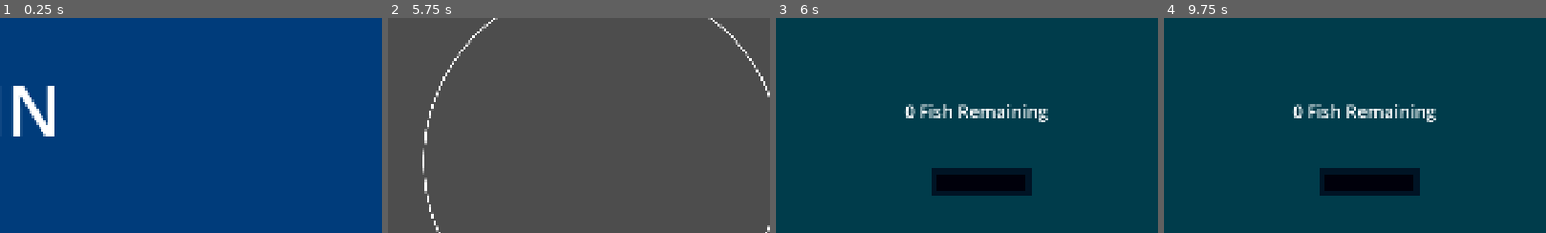
Above: before the commit, frames 1-4 (left to right).
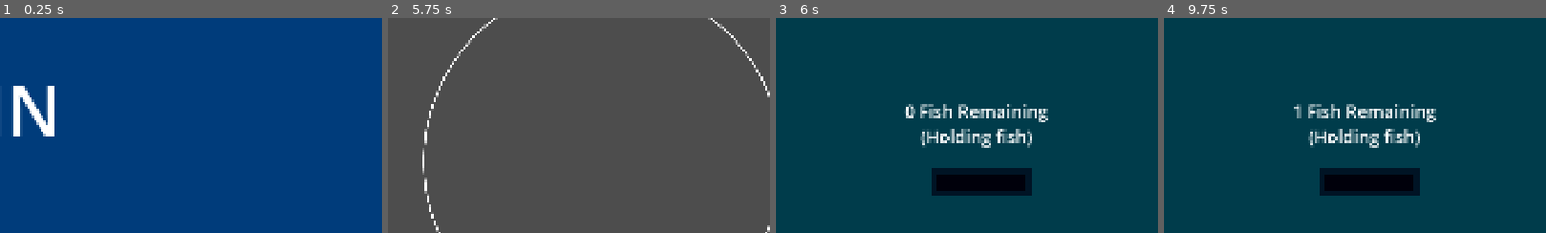
Above: after the commit, the same moments.

Repository: arsh-gupta-8/Game-Jam
Game: Godot game, scene res://Scenes/game.tscn
Two runs of this game, one before a commit and one after it. Both use one fixed random seed, a clock stepped at 60 frames per second and the inputs below.
Inputs (mouse positions are % of the whole screen's width and height, from its top left):
- Up to frame 1 (0.25 s): no input
- Up to frame 2 (5.75 s): tap Enter (ui_accept) at 0.5, 0.6, 0.77, 1.07, 1.25, 1.35, 1.52, 1.82, 2, 2.1, 2.75, 2.85, 3.02, 3.32, 3.5, 3.6, 3.77, 4.07, 4.25, 4.35, 4.52, 4.82, 5.1 s; move the mouse to (72, 45) at 0.52 s; hold D (switch_right) 0.53-1.28 s; click (72, 45) at 0.67 s; move the mouse to (30, 55) at 1.27 s; hold A (switch_left) 1.28-2.03 s; move the mouse to (60, 28) at 2.02 s; hold D (switch_right) 2.03-3.53 s; move the mouse to (45, 70) at 2.77 s; click (45, 70) at 2.92 s; move the mouse to (80, 65) at 3.52 s; hold A (switch_left) from 3.53 s (still down); move the mouse to (20, 35) at 4.27 s; move the mouse to (55, 50) at 5.02 s; click (55, 50) at 5.17 s
- Up to frame 3 (6 s): move the mouse to (35, 25) at 5.77 s; release A (switch_left) at 5.78 s; hold D (switch_right) from 5.78 s (still down); tap Enter (ui_accept) at 5.85 s
- Up to frame 4 (9.75 s): tap Enter (ui_accept) at 6.02, 6.32, 6.6, 6.77, 7.07, 7.35, 7.52, 7.82, 8.1, 8.85, 9.02, 9.32, 9.6 s; move the mouse to (72, 45) at 6.52 s; move the mouse to (30, 55) at 7.27 s; click (30, 55) at 7.42 s; move the mouse to (60, 28) at 8.02 s; release D (switch_right) at 8.03 s; hold A (switch_left) 8.03-9.53 s; move the mouse to (45, 70) at 8.77 s; move the mouse to (80, 65) at 9.52 s; hold D (switch_right) from 9.53 s (still down); click (80, 65) at 9.67 s
The pictures show only the part of the screen within x 22-72%, y 17-67%; the shares and areas given below are measured in that part.

Frames 1-2 are identical in both runs. In frame 3, 1.3% of the frame differs, in the area x 37-67%, y 51-61%; in frame 4, 1.4%, in the area x 33-67%, y 40-61%.

Commit message:
Fixed bug with controls executing on very scene

Diff:
--- a/Scripts/Global.gd
+++ b/Scripts/Global.gd
@@ -8,7 +8,7 @@
 var depthStart: float = 950
 var depth: float = 950
 var depthDuration: float = 600  # seconds to sink to the bottom
-
+var current := 0
 
 func _process(delta: float) -> void:
 	if draining:
--- a/Scripts/bioreactor.gd
+++ b/Scripts/bioreactor.gd
@@ -3,6 +3,6 @@
 const FUEL_PER_FISH := 20
 
 func _process(delta: float) -> void:
-	if Input.is_action_just_pressed("ui_accept") and Global.heldFish:
+	if Input.is_action_just_pressed("ui_accept") and Global.heldFish and (Global.current % 4) == 2:
 		Global.heldFish = false
 		Global.fuel += FUEL_PER_FISH
--- a/Scripts/spawnFish.gd
+++ b/Scripts/spawnFish.gd
@@ -57,7 +57,7 @@
 
 
 func _process(delta: float) -> void:
-	if Input.is_action_just_pressed("ui_accept") and catchCD.time_left <= 0:
+	if Input.is_action_just_pressed("ui_accept") and catchCD.time_left <= 0 and (Global.current % 4) == 0:
 		var caught_any := false
 		for child in get_children():
 			if child is CharacterBody2D:
--- a/Scripts/switch_scenes.gd
+++ b/Scripts/switch_scenes.gd
@@ -16,7 +16,6 @@
 	other_scene,
 ]
 
-var current := 0
 var in_menu := true
 var game_over := false
 var skip_frame := false
@@ -75,15 +74,15 @@
 		skip_frame = false
 		return
 	if Input.is_action_just_pressed("switch_right"):
-		show_view((current + 1) % views.size())
+		show_view((Global.current + 1) % views.size())
 	elif Input.is_action_just_pressed("switch_left"):
-		show_view((current - 1 + views.size()) % views.size())
+		show_view((Global.current - 1 + views.size()) % views.size())
 
 
 func show_view(index: int) -> void:
-	current = index
+	Global.current = index
 	for i in views.size():
-		var active = i == current
+		var active = i == Global.current
 		views[i].visible = active
 
 
